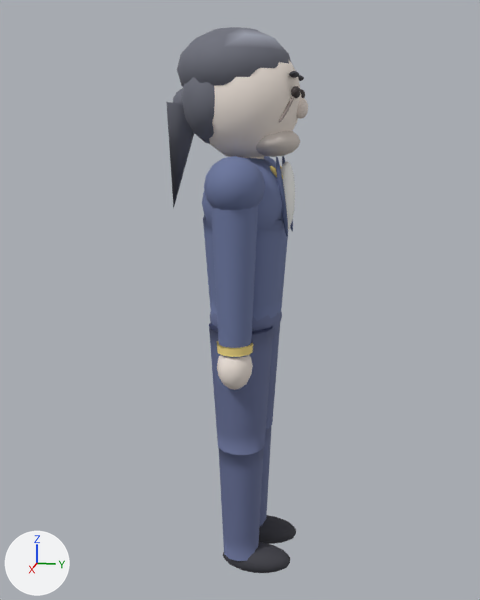
Renders of the glTF model assets/models/kimhyeokju_a.glb from each side of a commit.
One viewpoint serves both versions: a 50 mm camera at (2.29, 0.436, 1.581) aimed at (-0.014, -0.025, 1.005). The axes (+X, +Y, +Z) are drawn at lower left. The lights are the same throughout. The picture after the commit comes second. Vertices at exactly the same position are counted once.

The first picture shows 'Body'.
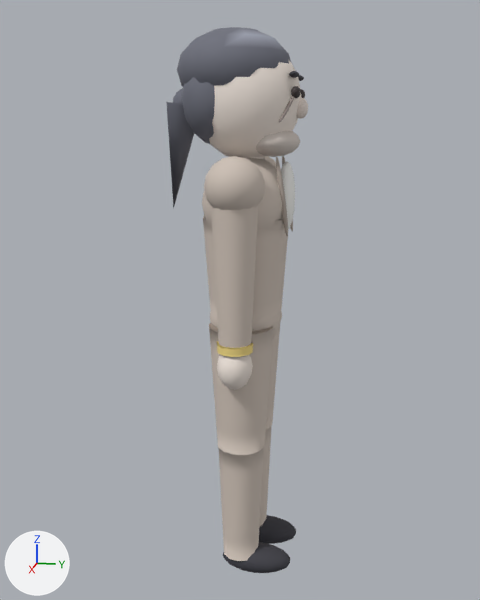
Location of each change, [x1, y1, x2, y2] in pixels of the pictures (480 x 600 px):
part 1 of me_mesh_0, deleted: before [270, 166, 283, 179]
part 2 of me_mesh_0, recoloured (blue to pale yellow): [202, 156, 293, 561] in both

The change, as a list of edits to the scene's bpy script:
```text
Change me_mesh_0:
    used by ob_body; location = (0.0, 0.0, 0.0)
    remove me_mesh_0.from_pydata(...)  # 3401 vertices, 6638 faces; spans x -0.3..0.3, y -0.27..0.21, z -0.02..1.93
    add me_mesh_0.from_pydata(...)  # 3257 vertices, 6358 faces; spans x -0.3..0.3, y -0.27..0.21, z -0.02..1.93
    me_mesh_0 part 1: the loose piece of 72 vertices spanning x -0.01..0.09, y 0.09..0.16, z 1.4..1.49 is deleted
    me_mesh_0 part 2: 2604 kept faces spanning x -0.3..0.3, y -0.15..0.16, z 0.05..1.52 get new vertex colours; the middle colour goes from blue #6c78a1 to pale yellow #d1c4b9
    other edits to the shape of me_mesh_0 do not show in these pictures
```
